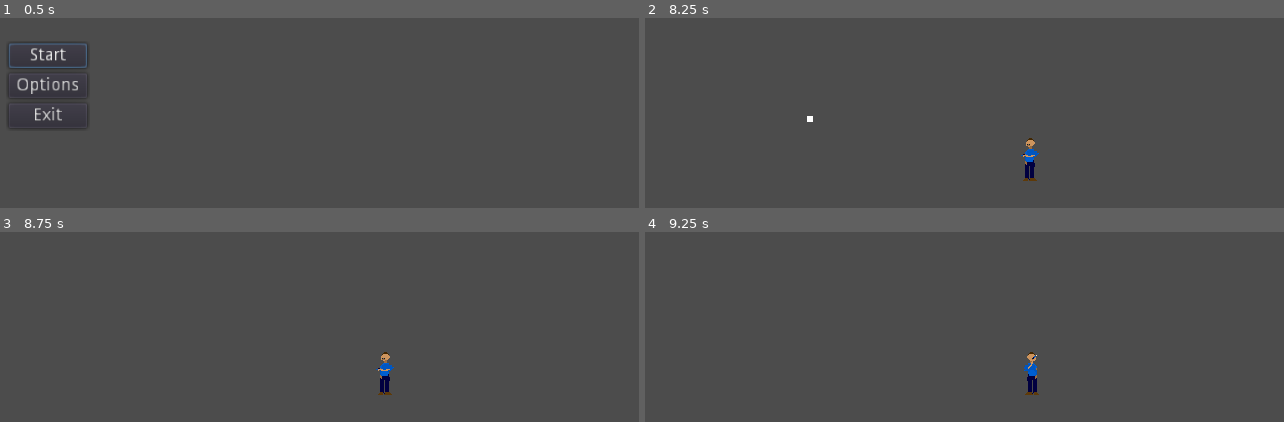
Above: before the commit, frames 1-4 (two rows, left to right).
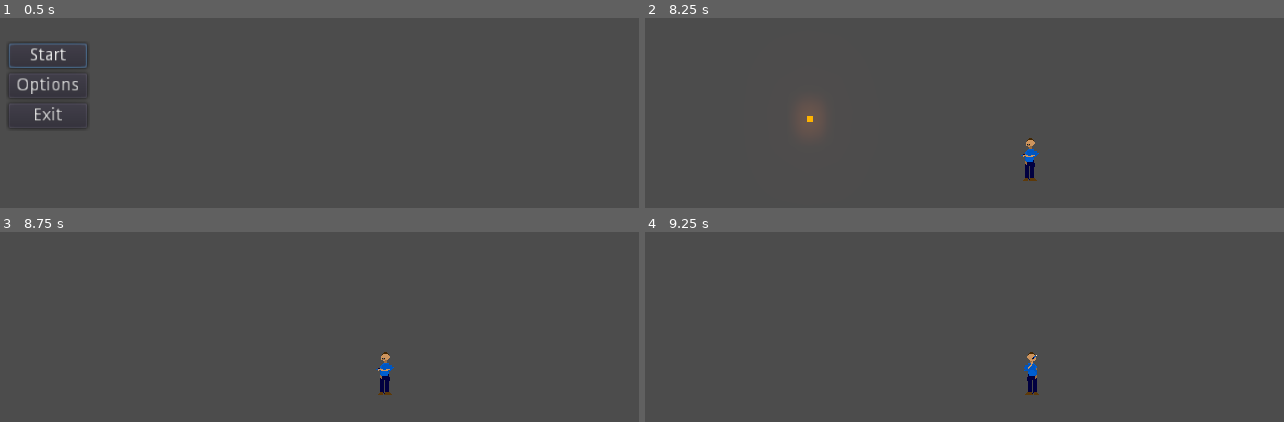
Above: after the commit, the same moments.

Repository: LuizzDutra/Remorse-of-Blue-Pen
Game: Godot game, scene res://Base.tscn
The game is run twice, just before and just after one commit, with the same random seed, the same clock (stepped at 60 frames per second) and the same inputs.
Inputs (mouse positions are in pixels of both pictures, inside the frame that each line leads up to):
- Up to frame 1 (0.5 s): no input
- Up to frame 2 (8.25 s): click "Start" at 0.5 s; tap Enter at 1.25, 3.5, 5 s; move the mouse to (1207, 135) at 1.27 s; hold D (move_right) 1.28-2.78 s; right-click (1207, 135) at 1.35 s; tap W (jump) at 1.52, 2.27, 3.77, 4.52, 5.27, 6.77, 7.52 s; move the mouse to (868, 181) at 2.02 s; tap Shift (dash) at 2.1 s; right-click (868, 181) at 2.3 s; tap Space at 2.75, 4.25, 5.75 s; move the mouse to (1111, 59) at 2.77 s; hold A (move_left) 2.78-3.53 s; tap E (interact) at 2.85, 6.6 s; right-click (1111, 59) at 3.05 s; move the mouse to (outside the picture) at 3.52 s; hold D (move_right) 3.53-5.03 s; right-click (outside the picture) at 3.6 s; move the mouse to (outside the picture) at 4.27 s; click (outside the picture) at 4.35 s; right-click (outside the picture) at 4.55 s; move the mouse to (791, 92) at 5.02 s; hold A (move_left) 5.03-5.78 s; right-click (791, 92) at 5.1 s; move the mouse to (1073, 158) at 5.77 s; hold D (move_right) 5.78-6.53 s; hold Shift (dash) 5.78-6.53 s; right-click (1073, 158) at 6.05 s; move the mouse to (913, 46) at 6.52 s; hold A (move_left) 6.53-8.03 s; right-click (913, 46) at 6.8 s; move the mouse to (1207, 135) at 7.27 s; right-click (1207, 135) at 7.35 s; move the mouse to (868, 181) at 8.02 s; hold D (move_right) from 8.03 s (still down); click (868, 181) at 8.1 s
- Up to frame 3 (8.75 s): keep holding D (move_right); tap W (jump) at 8.27 s; right-click (223, 395) at 8.3 s
- Up to frame 4 (9.25 s): keep holding D (move_right); move the mouse to (1111, 273) at 8.77 s; right-click (1111, 273) at 8.85 s

Frame 1 is identical in both runs. In frame 2, 0.3% of the frame differs, in the area x 24-28%, y 46-60%; in frame 3, less than 0.1%; in frame 4, less than 0.1%.

Commit message:
projectile glow and parry slowdown

Diff:
--- a/Scenes/Game.tscn
+++ b/Scenes/Game.tscn
@@ -1,12 +1,16 @@
-[gd_scene load_steps=5 format=2]
+[gd_scene load_steps=6 format=2]
 
 [ext_resource path="res://Scenes/Levels/Hub.tscn" type="PackedScene" id=1]
 [ext_resource path="res://Scenes/GameMenu.tscn" type="PackedScene" id=2]
 [ext_resource path="res://Scripts/Game.gd" type="Script" id=3]
 [ext_resource path="res://Scenes/Options.tscn" type="PackedScene" id=4]
+[ext_resource path="res://default_env.tres" type="Environment" id=5]
 
 [node name="Game" type="Node"]
 script = ExtResource( 3 )
+
+[node name="WorldEnvironment" type="WorldEnvironment" parent="."]
+environment = ExtResource( 5 )
 
 [node name="Hub" parent="." instance=ExtResource( 1 )]
 
--- a/Scenes/Projectile.tscn
+++ b/Scenes/Projectile.tscn
@@ -14,15 +14,20 @@
 script = ExtResource( 1 )
 
 [node name="ColorRect" type="ColorRect" parent="."]
+modulate = Color( 1.3, 1.3, 1.3, 1 )
 margin_left = -4.0
 margin_top = -4.0
 margin_right = 4.0
 margin_bottom = 4.0
+mouse_filter = 2
+color = Color( 1, 0.513726, 0, 1 )
 
 [node name="CollisionShape2D" type="CollisionShape2D" parent="."]
+visible = false
 shape = SubResource( 1 )
 
 [node name="ProjArea" type="Area2D" parent="."]
+visible = false
 collision_layer = 32
 collision_mask = 9
 
--- a/Scripts/Player.gd
+++ b/Scripts/Player.gd
@@ -94,7 +94,7 @@
 		$DashTimer.start()
 
 	#parry
-	if parry_able:
+	if parry_able and not dead:
 		parry()
 
 	velocity = move_and_slide(velocity, Vector2.UP)
@@ -137,7 +137,7 @@
 		if event.is_pressed() and not dead:
 			interact_process()
 
-	if not dead and event.is_action("parry"):
+	if event.is_action("parry"):
 		if event.is_pressed() and $ParryTimer.is_stopped() and $ParryDurationTimer.is_stopped():
 			parry_able = true
 			$ParryDurationTimer.start()
@@ -153,6 +153,7 @@
 		$ParryDurationTimer.stop()
 		$ParryTimer.stop()
 		parry_able = false
+		slowdown.slowdown(0.5, 0.075)
 
 func shoot():
 	if $ShootTimer.is_stopped() and not dead:
--- a/Scripts/Projectile.gd
+++ b/Scripts/Projectile.gd
@@ -16,6 +16,8 @@
 		queue_free()
 
 func parry(parrier_team):
+	$ColorRect.modulate = Color(1.5, 1.5, 1.5)
+	$ColorRect.color = Color(1, 0.1, 0)
 	velocity *= -1
 	team = parrier_team
 	#queue_free()
--- a/default_env.tres
+++ b/default_env.tres
@@ -3,5 +3,10 @@
 [sub_resource type="ProceduralSky" id=1]
 
 [resource]
-background_mode = 2
+background_mode = 4
 background_sky = SubResource( 1 )
+glow_enabled = true
+glow_intensity = 1.0
+glow_blend_mode = 0
+glow_hdr_luminance_cap = 24.0
+glow_hdr_scale = 1.5
